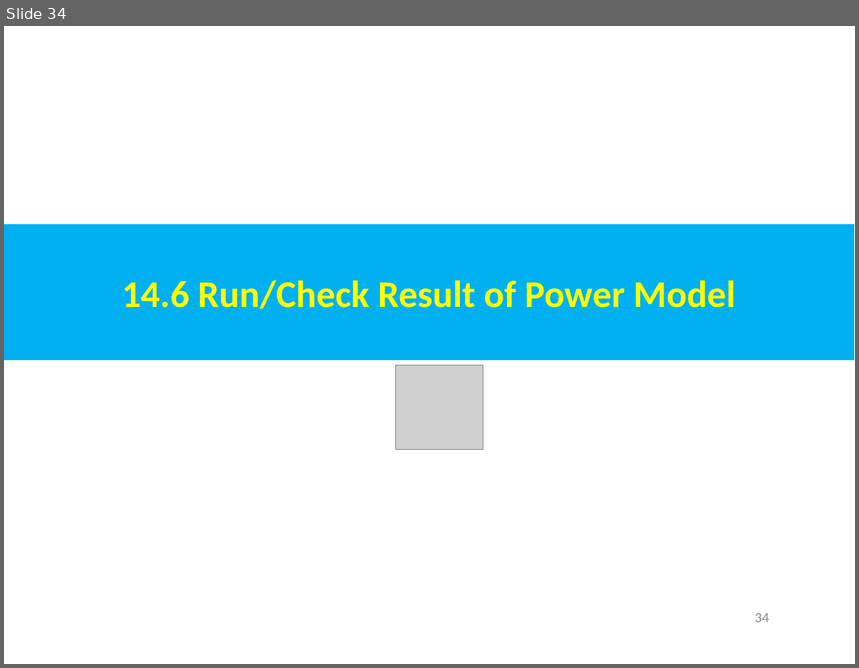
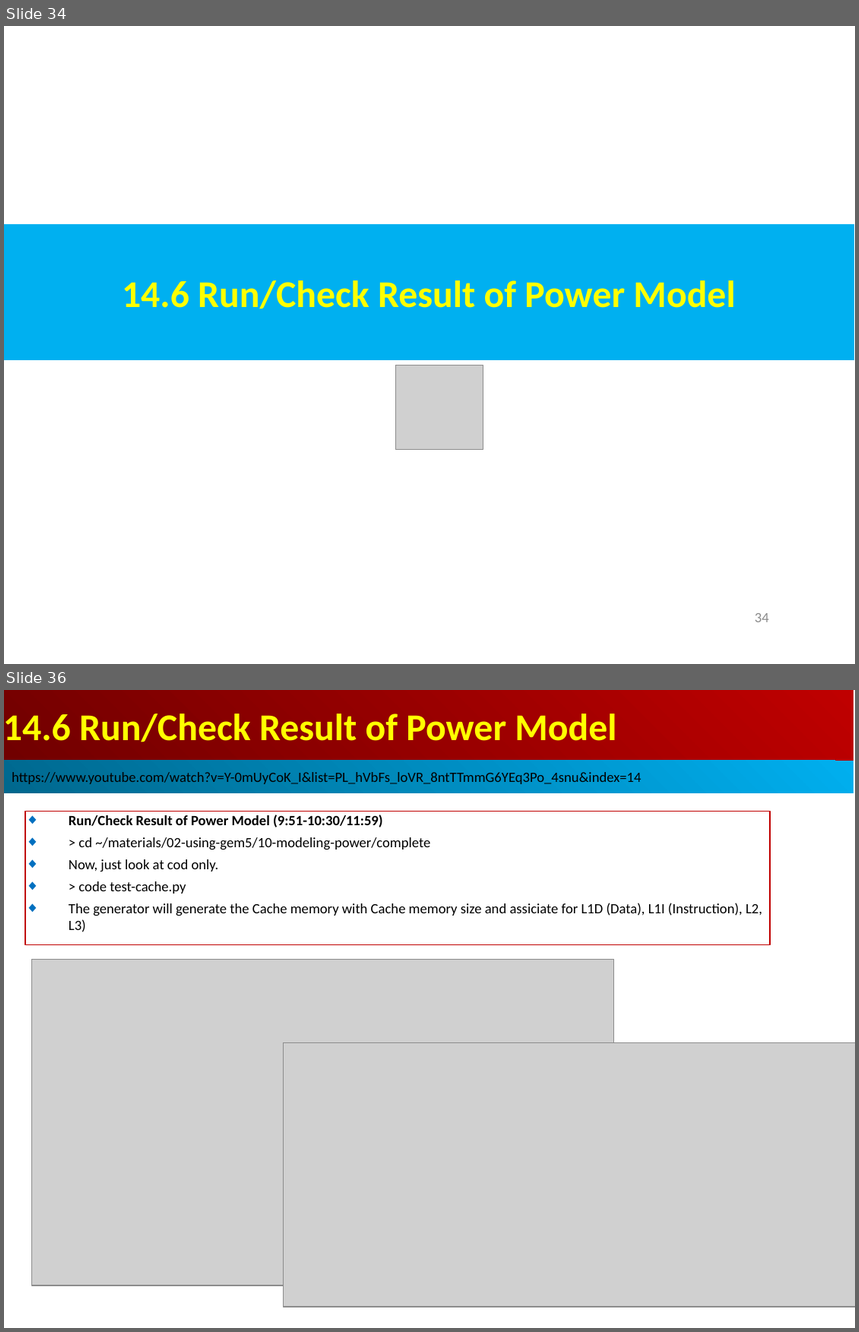
Before and after one commit to peterhchen/AIU_CS850_Gem5_McPAT, a slide deck: 050_Gem5/014.PwrMod/000_Video/014.PowerModel.ppt. Shown one above the other, each under a label of ours: slide 34 before the commit, slides 34 and 36 after it; the slides between them are not shown. The pictures are 859x668 and 859x1332 pixels, drawn with LibreOffice and Linux fonts; fonts in the diff are those of the drawing; grey boxes stand for pictures. Boxes give left, top, right and bottom in pixels: in the first picture for what was removed or moved away, otherwise in the second. Text is boxed around its words. In the diff, an @@ line names an element or a change of style, - is before the commit and + after.

```diff
--- a/050_Gem5/014.PwrMod/000_Video/014.PowerModel.ppt
+++ b/050_Gem5/014.PwrMod/000_Video/014.PowerModel.ppt
@@ slide 36 added at bbox=[4, 690, 855, 1328], background #FFFFFF @@
@@ rectangle added at bbox=[4, 690, 854, 761], fill gradient #BF0000 to #710000, 32 pt, text #FFFF00, bold @@
+14.6 Run/Check Result of Power Model
@@ rectangle added at bbox=[4, 761, 854, 794], fill gradient #00AFEF to #00688E, 12 pt, text #000000 @@
+https://www.youtube.com/watch?v=Y-0mUyCoK_I&list=PL_hVbFs_loVR_8ntTTmmG6YEq3Po_4snu&index=14
@@ rectangle added at bbox=[25, 811, 770, 945], outline #C00000 0.74 pt, 12 pt, text #000000 @@
+◆ Run/Check Result of Power Model (9:51-10:30/11:59)
+◆ > cd ~/materials/02-using-gem5/10-modeling-power/complete
+◆ Now, just look at cod only.
+◆ > code test-cache.py
+◆ The generator will generate the Cache memory with Cache memory size and assiciate for L1D (Data), L1I (Instruction), L2, L3)
@@ picture added at bbox=[31, 960, 614, 1286] @@
@@ picture added at bbox=[283, 1043, 855, 1307] @@
@@ page number added at bbox=[789, 1306, 804, 1308], 12 pt, text #8B8B8B @@
+36
```
Also in this commit, not shown: 3 slides changed, 4 other slides added.
